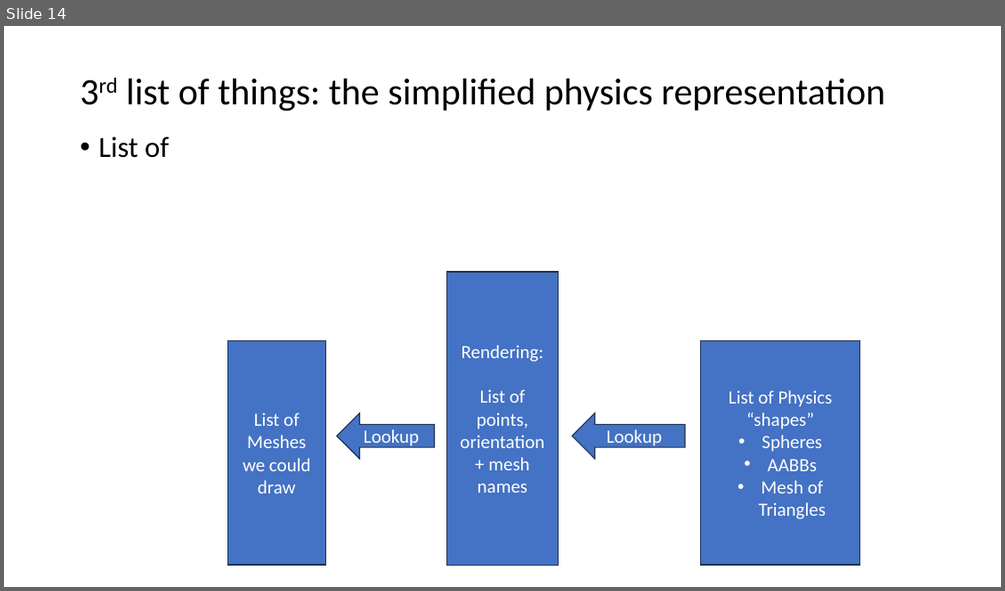
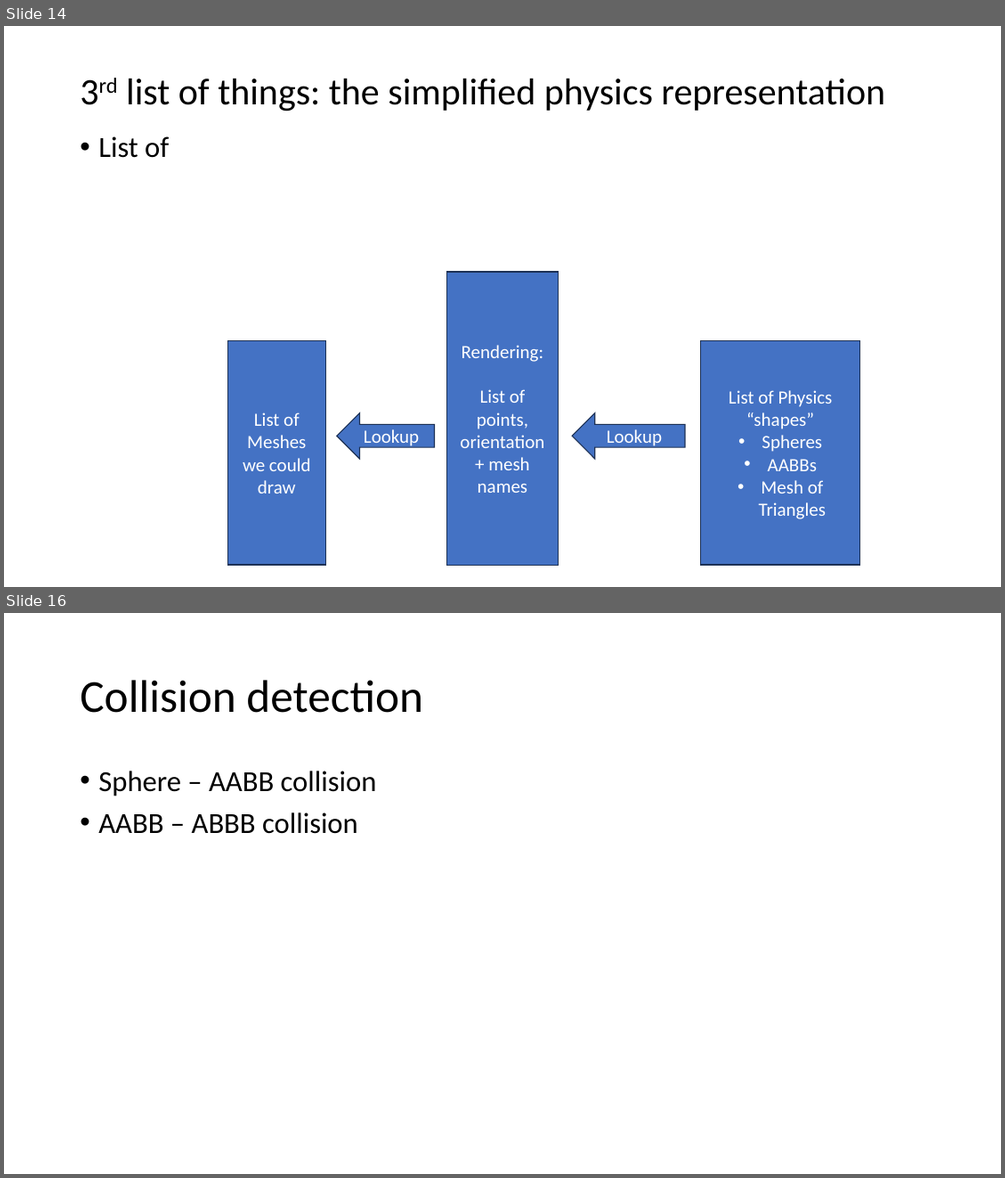
Before and after one commit to FeeneyCodes/GDP202425, a slide deck: 6019_Phys_1/D2D/W02/Collision_Detection (2024).pptx. Shown one above the other, each under a label of ours: slide 14 before the commit, slides 14 and 16 after it; the slides between them are not shown. The pictures are 1005x591 and 1005x1178 pixels, drawn with LibreOffice and Linux fonts; fonts in the diff are those of the drawing. Boxes give left, top, right and bottom in pixels: in the first picture for what was removed or moved away, otherwise in the second. Text is boxed around its words. In the diff, an @@ line names an element or a change of style, - is before the commit and + after.

```diff
--- a/6019_Phys_1/D2D/W02/Collision_Detection (2024).pptx
+++ b/6019_Phys_1/D2D/W02/Collision_Detection (2024).pptx
@@ slide 16 added at [4,613,1001,1174], background #FFFFFF @@
@@ title added at [80,680,423,713], 44 pt, text #000000 @@
+Collision detection
@@ text added at [98,771,377,834], 28 pt, text #000000 @@
+• Sphere – AABB collision
+• AABB – ABBB collision
```
Also in this commit, not shown: 1 slide changed, 8 other slides added, 3 other files.
